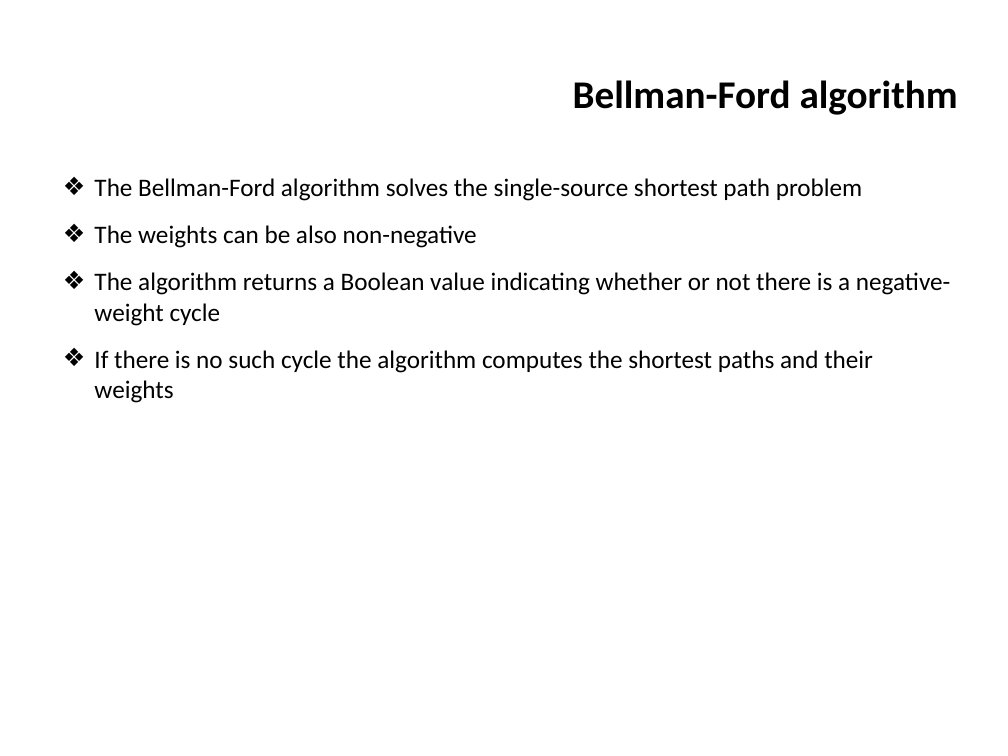
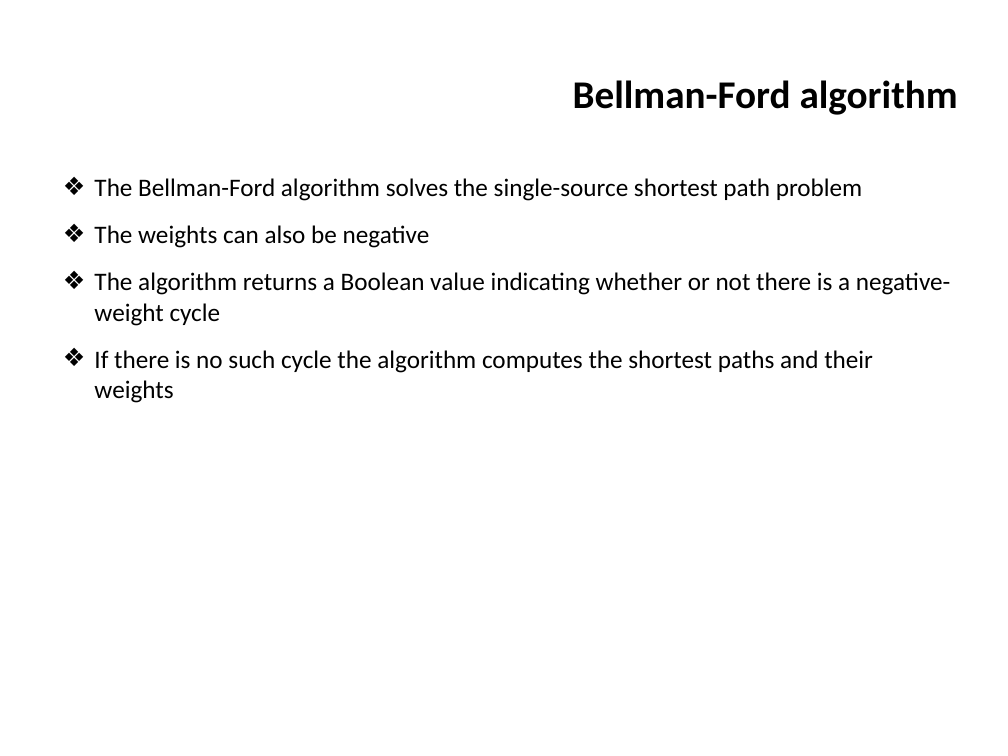
Before and after one commit to ifromm/dsa, a slide deck: slide 112 of slides/unit_8_graphs.pptx. Drawn at 1008x756 pixels with LibreOffice and Linux fonts; fonts in the diff are those of the drawing; background and template pictures are left out. Boxes give left, top, right and bottom in pixels: in the first picture for what was removed or moved away, otherwise in the second. Text is boxed around its words. In the diff, an @@ line names an element or a change of style, - is before the commit and + after.

```diff
--- a/slides/unit_8_graphs.pptx
+++ b/slides/unit_8_graphs.pptx
@@ text at box(94, 225, 430, 248): text changed @@
-❖ The weights can be also non-negative
+❖ The weights can also be negative
```
Also in this commit, not shown: 40 other slides changed, 1 other file.
